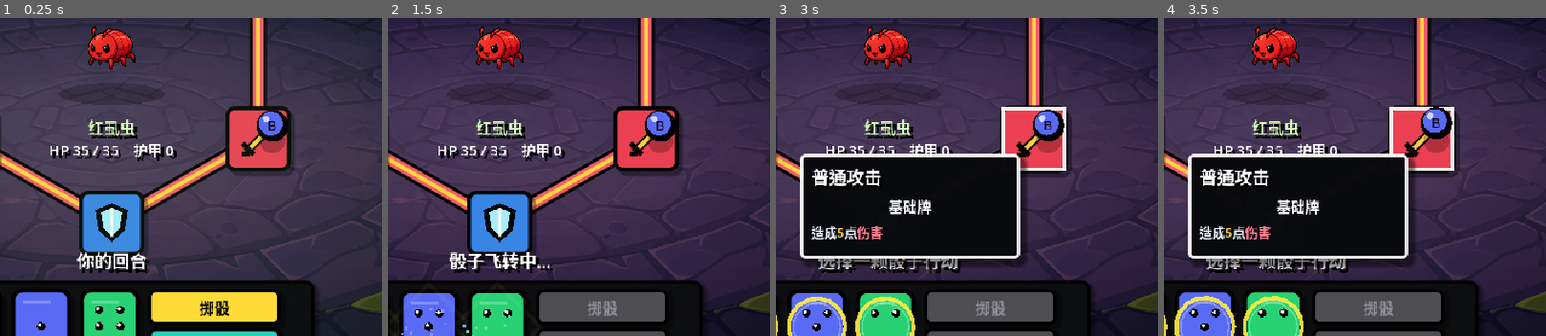
Above: before the commit, frames 1-4 (left to right).
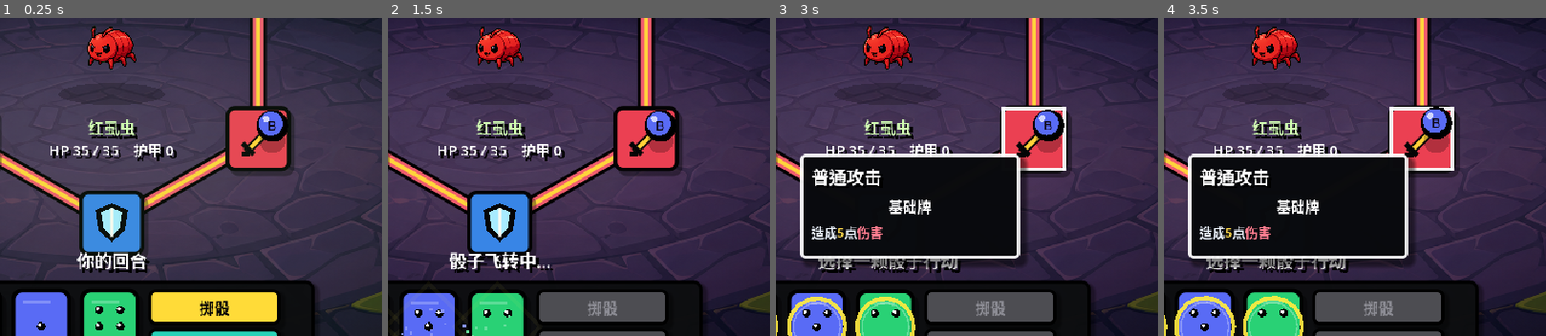
Above: after the commit, the same moments.

Repository: bloodboy326/monopolyrogue
Game: Godot game, scene res://scenes/Main.tscn
Same seed, same stepped clock (60 frames per second), same inputs: the game is played once before the commit and once after it.
Inputs (mouse positions are % of the whole screen's width and height, from its top left):
- Up to frame 1 (0.25 s): no input
- Up to frame 2 (1.5 s): click "掷骰" at 0.5 s; move the mouse to (50, 20) at 1.27 s; click (50, 20) at 1.42 s
- Up to frame 3 (3 s): move the mouse to (69, 33) at 2.02 s; click (69, 33) at 2.17 s; move the mouse to (69, 60) at 2.77 s; click (69, 60) at 2.92 s
- Up to frame 4 (3.5 s): no input
The pictures show only the part of the screen within x 35-85%, y 41-91%; the shares and areas given below are measured in that part.

The runs differ from the first frame. In frame 1, 0.3% of the frame differs, in the area x 22-36%, y 2-17%; in frame 2, 0.3%; in frame 3, 0.4%; in frame 4, 0.4%.

Commit message:
Fix visual feedback polish

Diff:
--- a/scripts/Main.gd
+++ b/scripts/Main.gd
@@ -1048,7 +1048,7 @@
 		return
 	roll_preview_target_index = int(path.back())
 	if roll_preview_layer != null:
-		roll_preview_layer.set_preview(tile_positions, path, color_defs.get(color_key, Color.WHITE))
+		roll_preview_layer.set_preview(tile_positions, path, color_defs.get(color_key, Color.WHITE), pawn_nodes[color_key].position)
 	if roll_preview_target_index >= 0 and roll_preview_target_index < tile_nodes.size():
 		tile_nodes[roll_preview_target_index].set_glow(1.0)
 
--- a/scripts/components/BlockShieldBurst.gd
+++ b/scripts/components/BlockShieldBurst.gd
@@ -54,10 +54,11 @@
 	draw_line(_pt(rect, Vector2(0.50, 0.20)), _pt(rect, Vector2(0.50, 0.74)), Color(LIGHT.r, LIGHT.g, LIGHT.b, 0.95 * shield_alpha), max(2.0, size.x * 0.055), true)
 	draw_arc(size * 0.5, size.x * 0.46, -0.78, 3.88, 18, Color(0.74, 0.94, 1.0, 0.55 * shield_alpha), max(2.0, size.x * 0.035), true)
 
-func _poly(rect: Rect2, points: Array[Vector2], color: Color, offset: Vector2) -> void:
+func _poly(rect: Rect2, points: Array, color: Color, offset: Vector2) -> void:
 	var packed = PackedVector2Array()
 	for point in points:
-		packed.append(_pt(rect, point) + offset)
+		var point_vec: Vector2 = point
+		packed.append(_pt(rect, point_vec) + offset)
 	draw_polygon(packed, PackedColorArray([color]))
 
 func _pt(rect: Rect2, point: Vector2) -> Vector2:
--- a/scripts/components/RollTargetPreview.gd
+++ b/scripts/components/RollTargetPreview.gd
@@ -2,6 +2,8 @@
 
 var all_points: Array[Vector2] = []
 var path_indices: Array[int] = []
+var start_point := Vector2.ZERO
+var has_start_point := false
 var target_index := -1
 var preview_color := Color.WHITE
 var pulse := 0.0
@@ -11,9 +13,11 @@
 	mouse_filter = Control.MOUSE_FILTER_IGNORE
 	set_process(true)
 
-func set_preview(points: Array[Vector2], indices: Array[int], color: Color) -> void:
+func set_preview(points: Array[Vector2], indices: Array[int], color: Color, path_start: Vector2) -> void:
 	all_points = points.duplicate()
 	path_indices = indices.duplicate()
+	start_point = path_start
+	has_start_point = true
 	target_index = path_indices.back() if not path_indices.is_empty() else -1
 	preview_color = color
 	active = target_index >= 0 and target_index < all_points.size()
@@ -21,6 +25,7 @@
 
 func clear_preview() -> void:
 	active = false
+	has_start_point = false
 	path_indices.clear()
 	target_index = -1
 	queue_redraw()
@@ -35,6 +40,8 @@
 	if not active or path_indices.is_empty() or all_points.is_empty():
 		return
 	var path_points = PackedVector2Array()
+	if has_start_point:
+		path_points.append(start_point)
 	for index in path_indices:
 		if index >= 0 and index < all_points.size():
 			path_points.append(all_points[index])
--- a/scripts/components/SlimeBossView.gd
+++ b/scripts/components/SlimeBossView.gd
@@ -192,6 +192,9 @@
 		return
 	var scale_factor = min(size.x / tex_size.x, size.y / tex_size.y)
 	var draw_size = tex_size * scale_factor
+	if _sprite_state_key() == "idle":
+		var breath = 1.0 + sin(wobble * 2.4) * 0.035
+		draw_size *= breath
 	var draw_rect = Rect2((size - draw_size) * 0.5, draw_size)
 	draw_texture_rect(texture, draw_rect, false)
 
@@ -224,14 +227,16 @@
 func _line(rect: Rect2, a: Vector2, b: Vector2, color: Color, width_ratio: float) -> void:
 	draw_line(_pt(rect, a), _pt(rect, b), color, max(1.0, rect.size.x * width_ratio), true)
 
-func _poly(rect: Rect2, points: Array[Vector2], color: Color) -> void:
+func _poly(rect: Rect2, points: Array, color: Color) -> void:
 	var packed = PackedVector2Array()
 	for point in points:
-		packed.append(_pt(rect, point))
+		var point_vec: Vector2 = point
+		packed.append(_pt(rect, point_vec))
 	draw_polygon(packed, PackedColorArray([INK]))
 	var inner = PackedVector2Array()
 	for point in points:
-		inner.append(_pt(rect, point).lerp(rect.get_center(), 0.08))
+		var inner_point_vec: Vector2 = point
+		inner.append(_pt(rect, inner_point_vec).lerp(rect.get_center(), 0.08))
 	draw_polygon(inner, PackedColorArray([color]))
 
 func _ellipse(rect: Rect2, color: Color) -> void:
